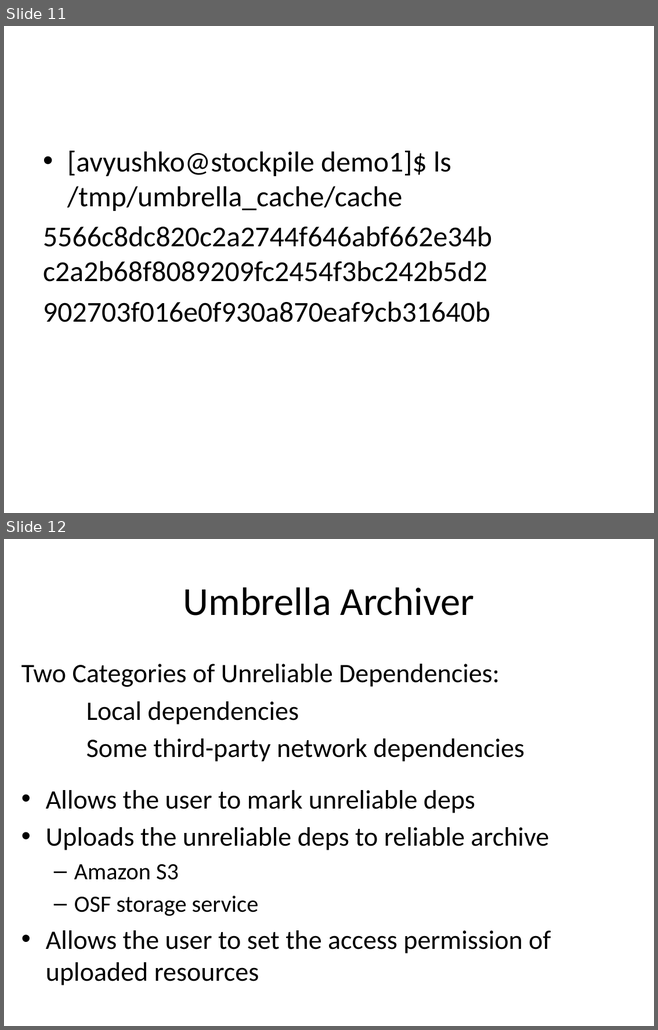
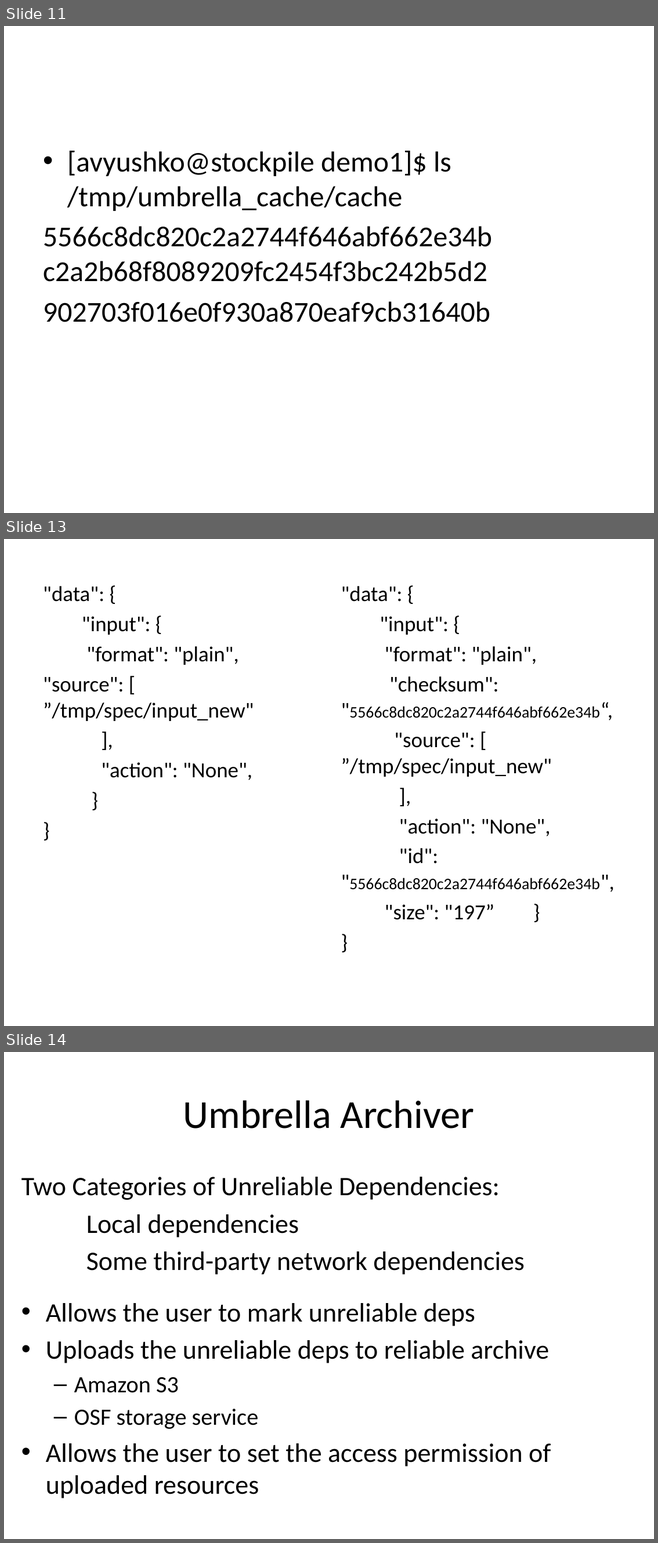
Before and after one commit to daspos/Docker-Workshop-Use-Case-1, a slide deck: Umbrella Tutorial.pptx. Shown one above the other, each under a label of ours: slides 11 and 12 before the commit, slides 11, 13 and 14 after it; the slides between them are not shown. The pictures are 658x1030 and 658x1543 pixels, drawn with LibreOffice and Linux fonts; fonts in the diff are those of the drawing. Boxes give left, top, right and bottom in pixels: in the first picture for what was removed or moved away, otherwise in the second. Text is boxed around its words. In the diff, an @@ line names an element or a change of style, - is before the commit and + after.

```diff
--- a/Umbrella Tutorial.pptx
+++ b/Umbrella Tutorial.pptx
@@ slide 13 added at bbox=[4, 539, 654, 1026], background #FFFFFF @@
@@ text added at bbox=[43, 586, 253, 780], 23.8 pt, text #000000 @@
+"data": {
+"input": {
+"format": "plain",
+"source": [ ”/tmp/spec/input_new"
+],
+"action": "None",
+}
+}
@@ text added at bbox=[341, 586, 600, 920], 23.8 pt, text #000000 @@
+"data": {
+"input": {
+"format": "plain",
+"checksum": "5566c8dc820c2a2744f646abf662e34b“,
+"source": [ ”/tmp/spec/input_new"
+],
+"action": "None",
+"id": "5566c8dc820c2a2744f646abf662e34b",
+"size": "197” }
+}
@@ what was slide 12 is now slide 14 @@
```
Also in this commit, not shown: 3 slides changed, 2 other slides added, 1 other file.
